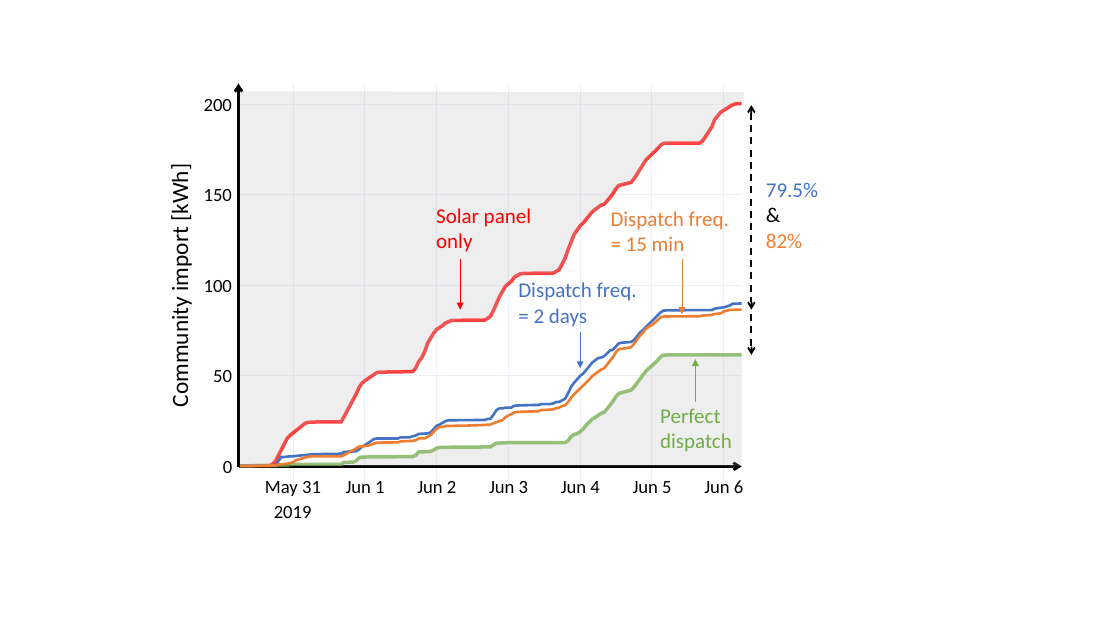
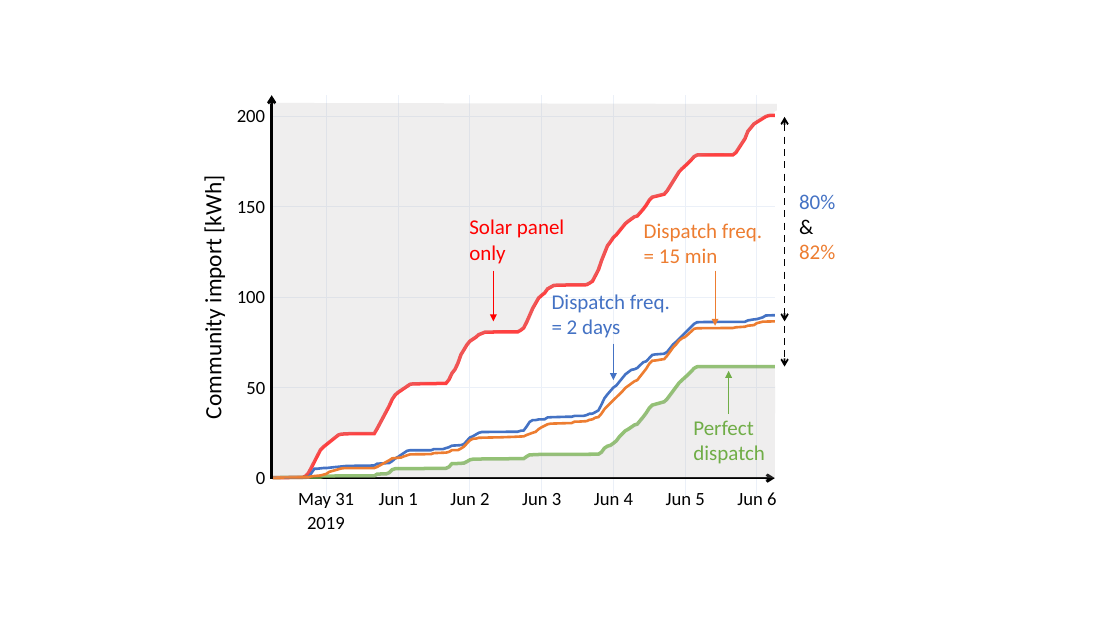
Before and after one commit to Jonathan56/supplementary_thesis, a slide deck: slide 43 of figures.pptx. Drawn at 1120x630 pixels with LibreOffice and Linux fonts; fonts in the diff are those of the drawing. Boxes give left, top, right and bottom in pixels: in the first picture for what was removed or moved away, otherwise in the second. Text is boxed around its words. In the diff, an @@ line names an element or a change of style, - is before the commit and + after.

```diff
--- a/figures.pptx
+++ b/figures.pptx
@@ text "80%": place and size @@
-text "80%" at <box>766,182,818,248</box>
+text "80%" at <box>799,194,835,259</box>
@@ text at <box>799,194,835,209</box>: text changed @@
-79.5%
+80%
@@ 17 texts, 17 freeform shapes, 3 arrows, 1 double arrow: place and size @@
-17 texts, 17 freeform shapes, 3 arrows, 1 double arrow at <box>166,83,751,518</box>
+17 texts, 17 freeform shapes, 3 arrows, 1 double arrow at <box>199,95,785,529</box>
@@ 2 freeform shapes, 2 arrows, 1 text: place and size @@
-2 freeform shapes, 2 arrows, 1 text at <box>239,83,743,493</box>
+2 freeform shapes, 2 arrows, 1 text at <box>271,95,776,505</box>
```
Also in this commit, not shown: 1 other slide changed, 5 slides added, 14 other files.
